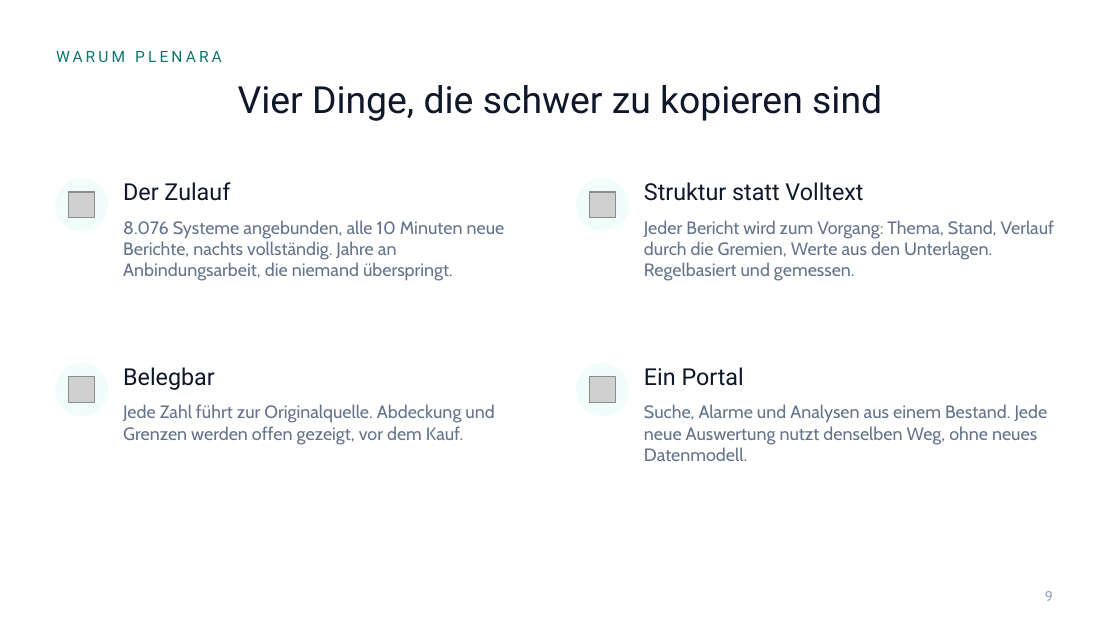
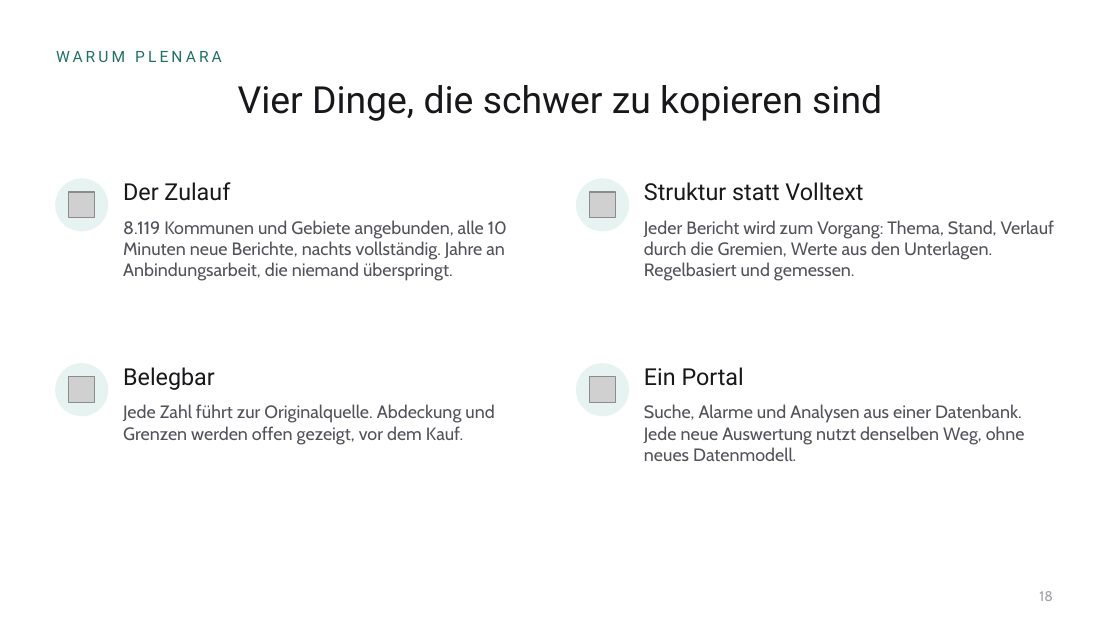
Before and after one commit to EsMa001/Ratsmonitor, a slide deck: slide 18 of docs/design/praesentation/plenara-investoren.pptx (slide 9 before the commit). Drawn at 1120x630 pixels with LibreOffice and Linux fonts; fonts in the diff are those of the drawing; grey boxes stand for pictures; background and template pictures are left out. Boxes give left, top, right and bottom in pixels: in the first picture for what was removed or moved away, otherwise in the second. Text is boxed around its words. In the diff, an @@ line names an element or a change of style, - is before the commit and + after.

```diff
--- a/docs/design/praesentation/plenara-investoren.pptx
+++ b/docs/design/praesentation/plenara-investoren.pptx
@@ text "WARUM PLENARA" at <box>56,51,222,62</box>: text colour #0F766E to #1F7065 @@
@@ text at <box>123,220,507,281</box>: text changed; text colour #64748B to #52525B @@
-8.076 Systeme angebunden, alle 10 Minuten neue Berichte, nachts vollständig. Jahre an Anbindungsarbeit, die niemand überspringt.
+8.119 Kommunen und Gebiete angebunden, alle 10 Minuten neue Berichte, nachts vollständig. Jahre an Anbindungsarbeit, die niemand überspringt.
@@ text "Jeder Bericht wird zum Vorgang: ..." at <box>644,220,1055,281</box>: text colour #64748B to #52525B @@
@@ text colour #0F172A to #18181B in 5 elements at <box>238,85,882,121</box>, <box>123,182,230,201</box>, <box>644,182,863,201</box>, <box>123,367,215,390</box>, <box>644,367,744,386</box> @@
@@ text "Jede Zahl führt zur Originalquelle. ..." at <box>123,404,494,445</box>: text colour #64748B to #52525B @@
@@ text at <box>644,404,1025,461</box>: text changed; text colour #64748B to #52525B @@
-Suche, Alarme und Analysen aus einem Bestand. Jede neue Auswertung nutzt denselben Weg, ohne neues Datenmodell.
+Suche, Alarme und Analysen aus einer Datenbank. Jede neue Auswertung nutzt denselben Weg, ohne neues Datenmodell.
@@ page number at <box>1039,591,1052,601</box>: text changed; text colour #94A3B8 to #A1A1AA @@
-9
+18
```
Also in this commit, not shown: 8 other slides changed, 11 slides added, 3 slides removed, 34 other files.
